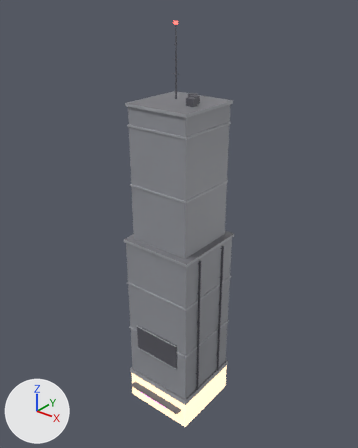
The glTF model assets/future/models/neon_city/s14_setback.glb as it was, and as the next commit left it.
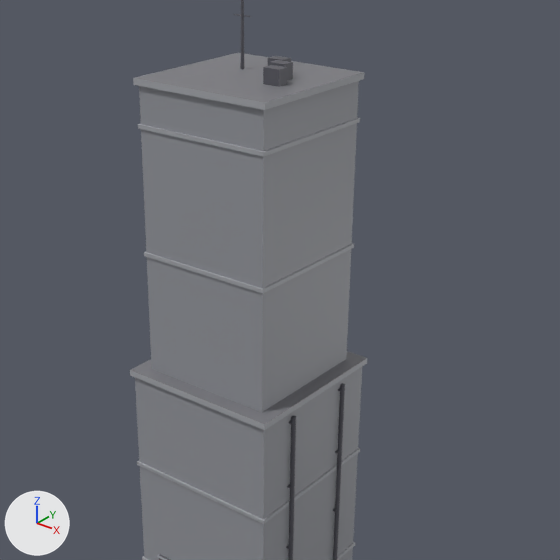
There are two pictures of each version: one whole from a 50 mm camera at (49.5, -62.0, 77.4) aimed at (-0.5, 0.5, 38.6), one close up on the part from 18% to 91% of the width and 15% to 73% of the height. The axes (+X, +Y, +Z) are drawn at lower left. The lights are the same throughout. The first two pictures are the older version. Vertices at exactly the same position are counted once.

In view in the first close-up: 's14_setback'.
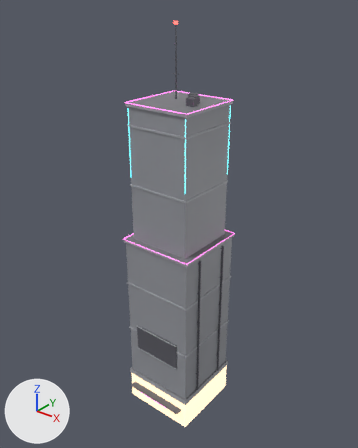
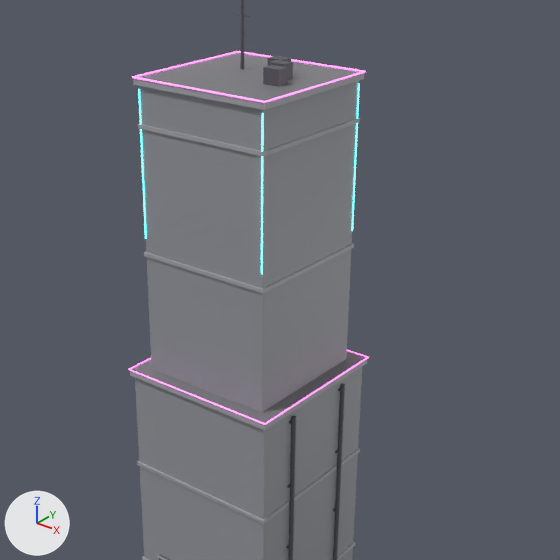
Scene script edits in JSON lines:
```json
{"op": "add", "block": "mat_neon_c", "code": ["mat_neon_c = principled_material('neon_c')", "mat_neon_c.base_color = (0.15, 0.95, 1.0)  # cyan #6cf9ff", "mat_neon_c.emission_color = (0.15, 0.95, 1.0)  # cyan #6cf9ff", "mat_neon_c.emission_strength = 2.0"]}
{"block": "me_s14_setback", "where": "# used by ob_s14_setback; location = (0.0, 0.0, 0.0)"}
{"op": "remove", "block": "me_s14_setback", "code": "me_s14_setback.from_pydata(...)  # 300 vertices, 436 faces; spans x -7.2..7.3, y -8.3..7.2, z 0.0..72.2"}
{"op": "add", "block": "me_s14_setback", "code": "me_s14_setback.from_pydata(...)  # 432 vertices, 684 faces; spans x -7.2..7.3, y -8.3..7.2, z 0.0..72.2"}
{"block": "me_s14_setback", "change": "me_s14_setback part 1: a new loose piece, a 6-sided cylinder along z spanning x -5.82..-5.68, y -5.91..-5.79, z 48.0..59.7, in mat_neon_c (cyan #6cf9ff, glowing cyan #6cf9ff)"}
{"block": "me_s14_setback", "change": "me_s14_setback part 2: a new loose piece, a 6-sided cylinder along z spanning x 5.68..5.82, y -5.91..-5.79, z 48.0..59.7, in mat_neon_c (cyan #6cf9ff, glowing cyan #6cf9ff)"}
{"block": "me_s14_setback", "change": "me_s14_setback part 3: a new loose piece, a 6-sided cylinder along z spanning x 5.78..5.91, y 5.69..5.81, z 48.0..59.7, in mat_neon_c (cyan #6cf9ff, glowing cyan #6cf9ff)"}
{"block": "me_s14_setback", "change": "me_s14_setback part 4: a new loose piece of 40 vertices spanning x -7.2..7.2, y -7.2..7.2, z 36.5..36.6, in mat_neon_m (pink #ff7ce1, glowing pink #ff7ce1)"}
{"block": "me_s14_setback", "change": "me_s14_setback part 5: a new loose piece of 40 vertices spanning x -6.2..6.2, y -6.2..6.2, z 60.5..60.6, in mat_neon_m (pink #ff7ce1, glowing pink #ff7ce1)"}
{"block": "me_s14_setback", "change": "other edits to the shape of me_s14_setback do not show in these pictures"}
{"op": "add", "block": "me_s14_setback", "code": "me_s14_setback.materials.append(mat_neon_c)  # cyan #6cf9ff, glowing cyan #6cf9ff"}
```

What differs and where, as boxes (x1, y1, x2, y2) in the close-ups (560 x 560 px):
```json
{"object": "s14_setback", "change": "reshaped", "before": [130, 0, 367, 560], "after": [128, 0, 369, 560]}
{"part": 1, "of": "me_s14_setback", "change": "added", "after": [138, 89, 147, 239]}
{"part": 2, "of": "me_s14_setback", "change": "added", "after": [261, 113, 263, 274]}
{"part": 3, "of": "me_s14_setback", "change": "added", "after": [352, 83, 360, 231]}
{"part": 4, "of": "me_s14_setback", "change": "added", "after": [128, 350, 369, 425]}
{"part": 5, "of": "me_s14_setback", "change": "added", "after": [132, 51, 366, 103]}
```
